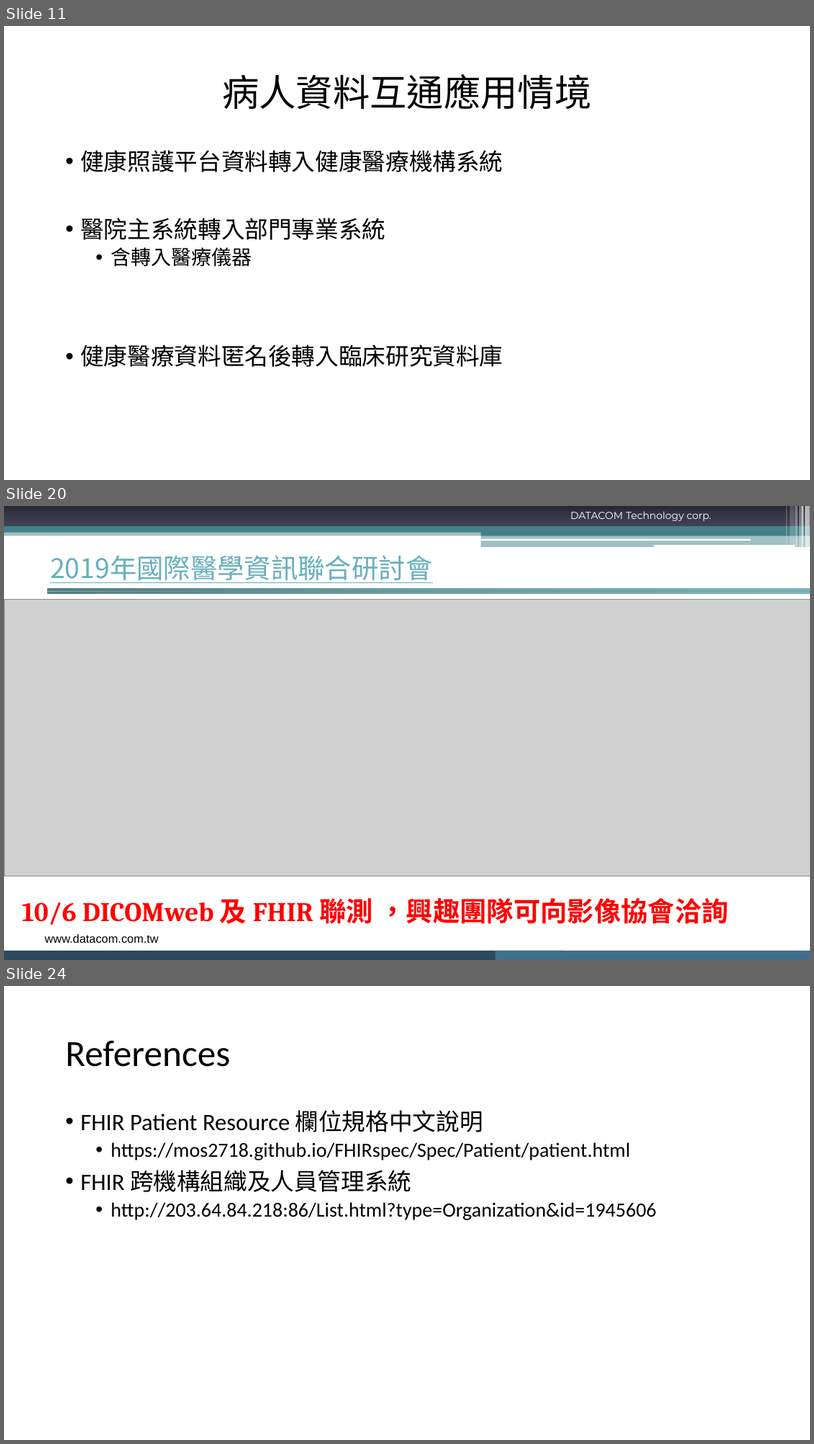
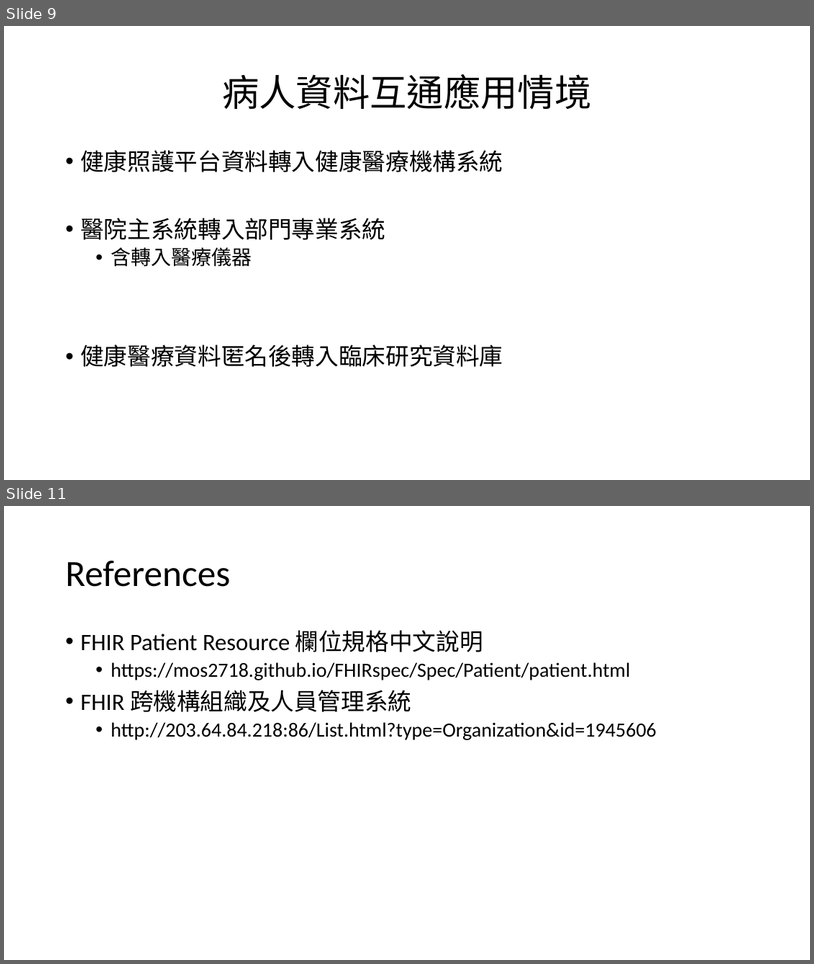
Before and after one commit to mos2718/FHIRspec, a slide deck: Spec/Patient/FHIRPatientDataSharing.pptx. Shown one above the other, each under a label of ours: slides 11, 20 and 24 before the commit, slides 9 and 11 after it; the slides between them are not shown. The pictures are 814x1444 and 814x964 pixels, drawn with LibreOffice and Linux fonts; fonts in the diff are those of the drawing; grey boxes stand for pictures; background and template pictures are left out. Boxes give left, top, right and bottom in pixels: in the first picture for what was removed or moved away, otherwise in the second. Text is boxed around its words. In the diff, an @@ line names an element or a change of style, - is before the commit and + after.

```diff
--- a/Spec/Patient/FHIRPatientDataSharing.pptx
+++ b/Spec/Patient/FHIRPatientDataSharing.pptx
@@ slide 20 removed at bbox=[4, 506, 810, 960], background #FFFFFF @@
@@ rectangle removed at bbox=[4, 506, 810, 527] @@
@@ rectangle removed at bbox=[4, 527, 810, 533] @@
@@ text removed at bbox=[571, 511, 712, 521] @@
-DATACOM Technology corp.
@@ rectangle removed at bbox=[787, 506, 787, 545] @@
@@ rectangle removed at bbox=[790, 506, 795, 545] @@
@@ rectangle removed at bbox=[796, 506, 798, 547] @@
@@ rectangle removed at bbox=[800, 506, 801, 547] @@
@@ rectangle removed at bbox=[802, 506, 805, 547] @@
@@ rectangle removed at bbox=[805, 506, 810, 547] @@
@@ rectangle removed at bbox=[4, 530, 810, 536] @@
@@ rounded rectangle removed at bbox=[481, 538, 751, 541] @@
@@ rectangle removed at bbox=[481, 530, 810, 536] @@
@@ rectangle removed at bbox=[481, 535, 810, 547] @@
@@ rounded rectangle removed at bbox=[654, 545, 795, 547] @@
@@ title removed at bbox=[50, 555, 432, 583] @@
-2019年國際醫學資訊聯合研討會
@@ math equal removed at bbox=[4, 587, 810, 596] @@
@@ picture removed at bbox=[4, 600, 810, 876] @@
@@ text removed at bbox=[22, 898, 728, 924] @@
-10/6 DICOMweb 及 FHIR 聯測 ，興趣團隊可向影像協會洽詢
@@ text removed at bbox=[45, 934, 159, 942] @@
-www.datacom.com.tw
@@ rectangle removed at bbox=[4, 950, 565, 960] @@
@@ rectangle removed at bbox=[496, 950, 810, 960] @@
@@ what was slide 11 is now slide 9 @@
@@ what was slide 24 is now slide 11 @@
```
Also in this commit, not shown: 1 slide changed, 12 other slides removed, 2 other files.
